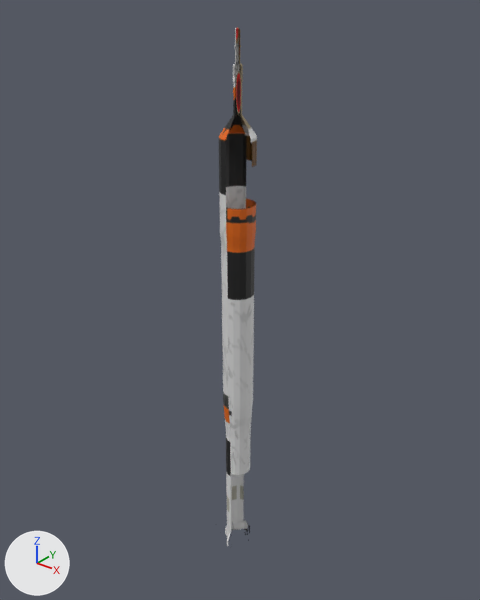
Renders of the OBJ model src/main/resources/assets/susy/models/entity/soyuz.obj from each side of a commit.
Rendered twice from a 50 mm lens placed at (29.6, -36.7, 49.0), pointed at (-0.7, 1.1, 25.5). Every picture has the same lights, and +X, +Y and +Z are marked at lower left. Where no turn or scale is listed for an object, it has been applied to the vertices.

In view in the first picture: 'Soyuz'.
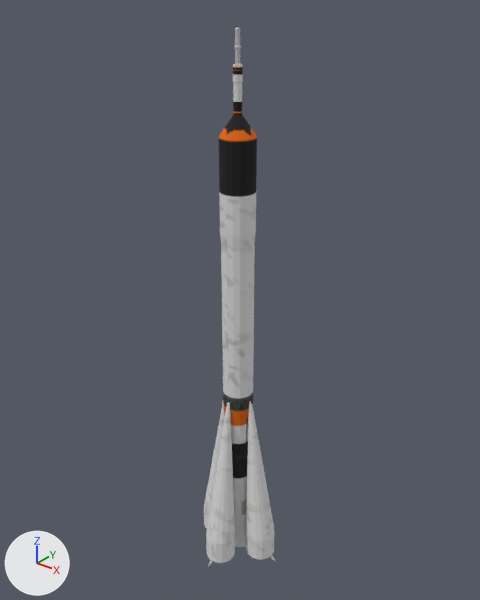
Where the change shows, as pixel boxes [x1, y1, x2, y2] in the pictures (480 x 600 px):
```json
{"object": "Soyuz", "change": "reshaped", "before": [219, 27, 257, 546], "after": [219, 27, 257, 547]}
{"object": "Boosters", "change": "reshaped", "after": [204, 401, 275, 566], "on screen": "not visible before"}
{"part": 2, "of": "me_soyuz", "change": "surface changed", "before": [219, 27, 257, 438], "after": [219, 27, 257, 438]}
```

Edits to the scene script, one JSON object a line:
```json
{"block": "me_boosters", "where": "# used by ob_boosters; location = (0.0, 0.0, 0.0)"}
{"op": "remove", "block": "me_boosters", "code": "me_boosters.from_pydata(...)  # 2904 vertices, 2604 faces; spans x -4.7..4.7, y -4.7..4.7, z 0.0..17.2"}
{"op": "add", "block": "me_boosters", "code": "me_boosters.from_pydata(...)  # 2904 vertices, 3085 faces; spans x -4.7..4.7, y -4.7..4.7, z 0.0..17.2"}
{"block": "me_boosters", "change": "me_boosters part 1: 2524 kept faces spanning x -4.7..4.7, y -4.7..4.7, z 0.0..17.2 get new texture (UV) coordinates"}
{"block": "me_soyuz", "where": "# used by ob_soyuz; location = (0.0, 0.0, 0.0)"}
{"op": "remove", "block": "me_soyuz", "code": "me_soyuz.from_pydata(...)  # 464 vertices, 434 faces; spans x -1.4..1.4, y -1.4..1.4, z 1.0..46.0"}
{"op": "add", "block": "me_soyuz", "code": "me_soyuz.from_pydata(...)  # 464 vertices, 506 faces; spans x -1.4..1.4, y -1.4..1.4, z 1.0..46.0"}
{"block": "me_soyuz", "change": "me_soyuz part 2: 333 kept faces spanning x -1.4..1.4, y -1.4..1.4, z 1.0..46.0 get new texture (UV) coordinates"}
```
